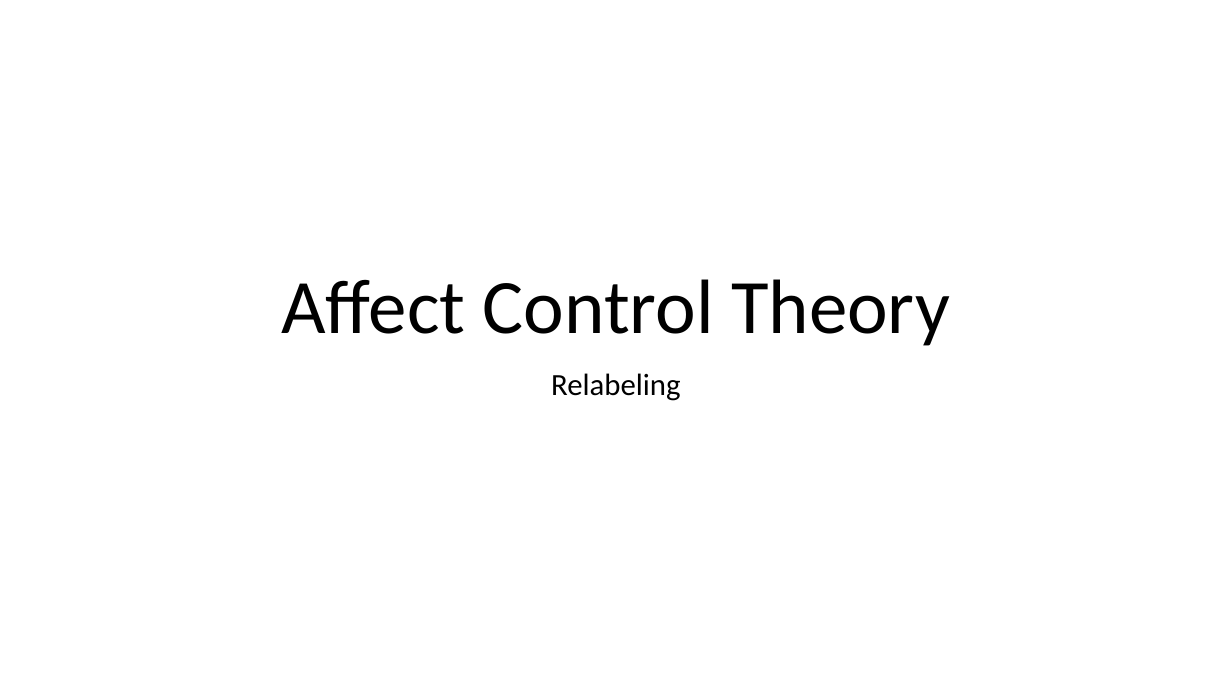
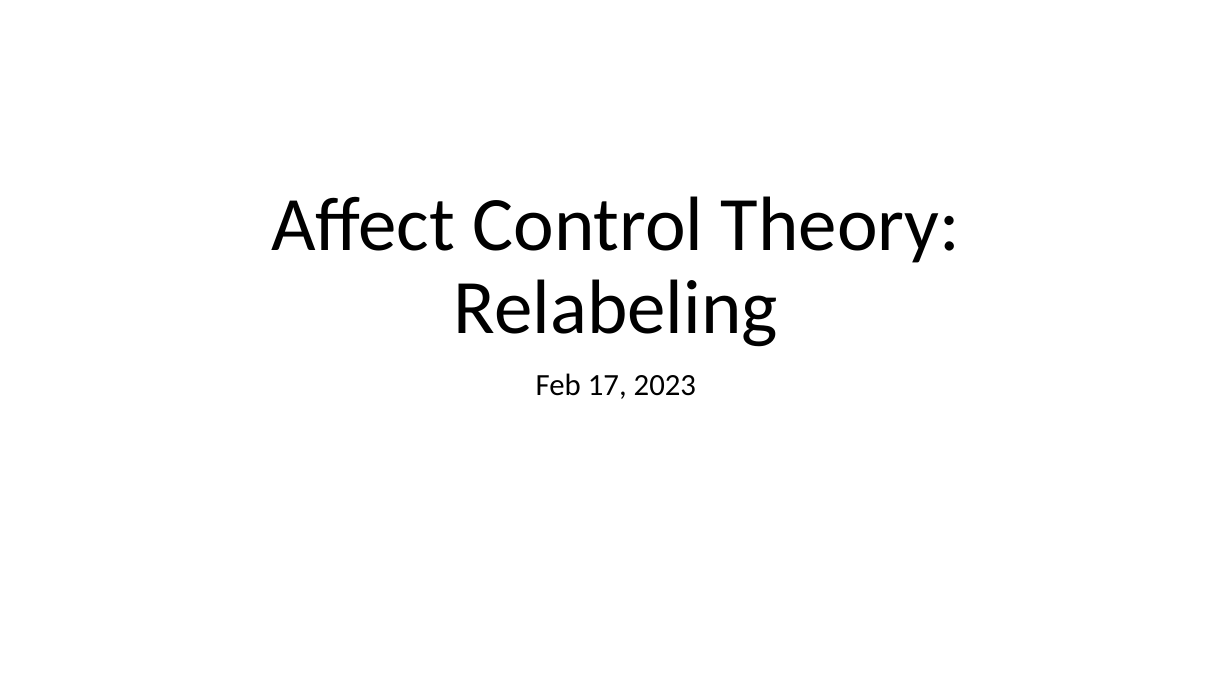
Before and after one commit to ekmaloney/soc490s, a slide deck: slide 1 of slides/feb17.pptx. Drawn at 1232x693 pixels with LibreOffice and Linux fonts; fonts in the diff are those of the drawing. Boxes give left, top, right and bottom in pixels: in the first picture for what was removed or moved away, otherwise in the second. Text is boxed around its words. In the diff, an @@ line names an element or a change of style, - is before the commit and + after.

Commit message:
adding feb 22 slides

```diff
--- a/slides/feb17.pptx
+++ b/slides/feb17.pptx
@@ title at [271, 196, 960, 347]: text changed @@
-Affect Control Theory
+Affect Control Theory: Relabeling
@@ subtitle at [536, 373, 696, 399]: text changed @@
-Relabeling
+Feb 17, 2023
```
Also in this commit, not shown: 1 slide added, 1 slide removed, 16 other files.
